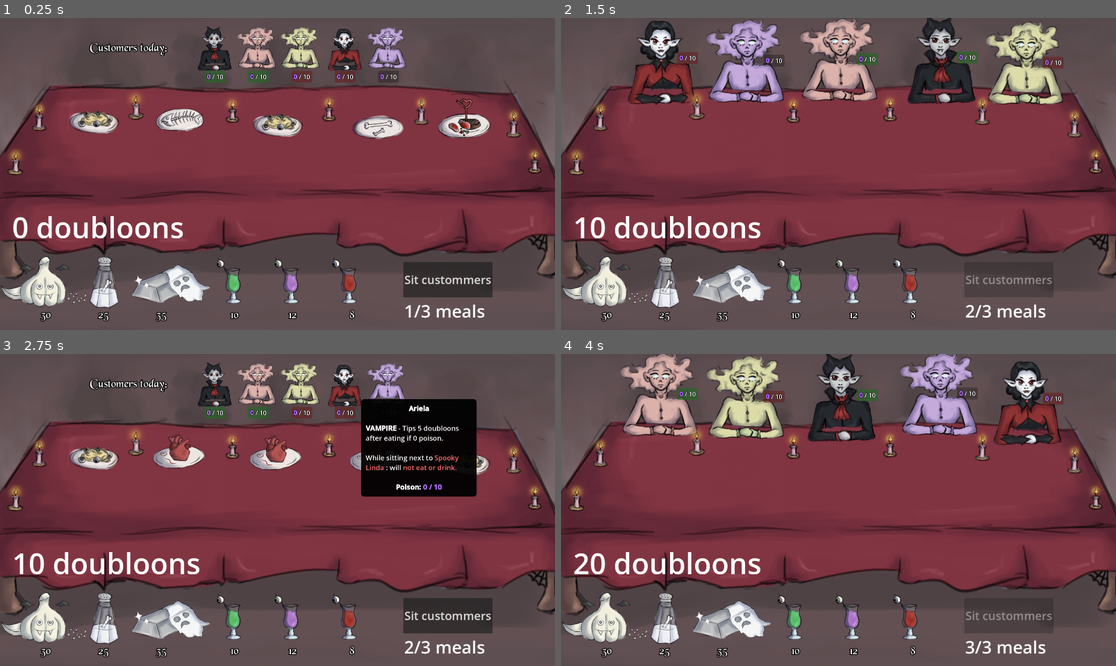
Above: before the commit, frames 1-4 (two rows, left to right).
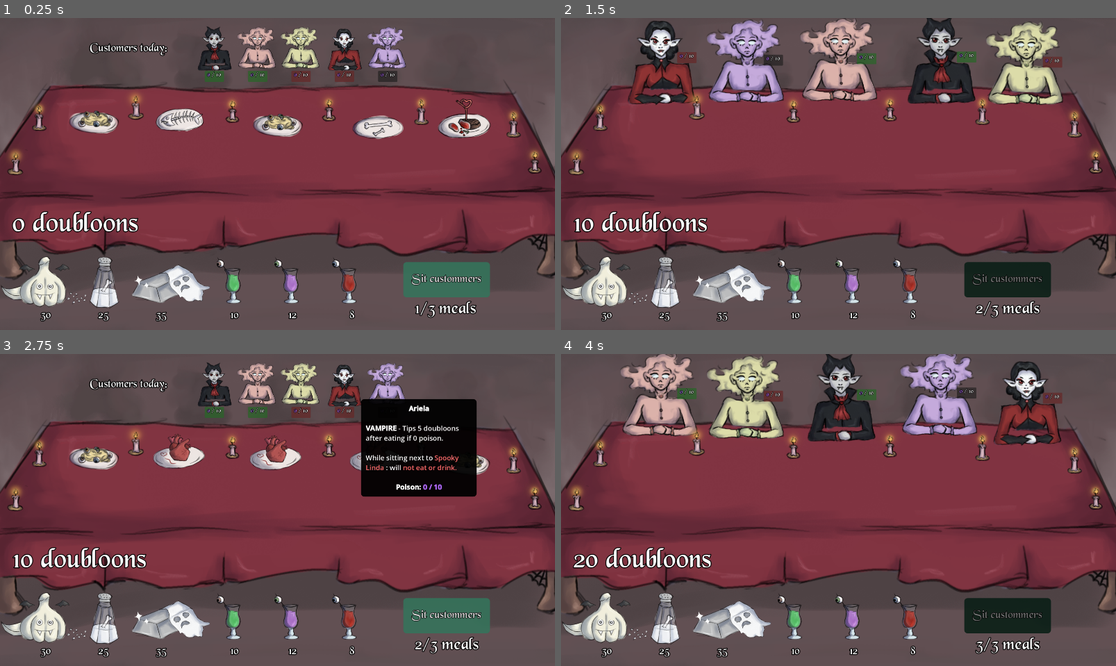
Above: after the commit, the same moments.

Repository: Henrique-Baumegger/godot-fims_food
Game: Godot game, scene res://scripts_and_scenes/main/main.tscn
Two runs of this game, one before a commit and one after it. Both use one fixed random seed, a clock stepped at 60 frames per second and the inputs below.
Inputs (mouse positions are in pixels of both pictures, inside the frame that each line leads up to):
- Up to frame 1 (0.25 s): no input
- Up to frame 2 (1.5 s): click "Sit custommers" at 0.5 s; click "Finish meal" at 1.25 s
- Up to frame 3 (2.75 s): move the mouse to (344, 382) at 2.02 s; click (344, 382) at 2.1 s
- Up to frame 4 (4 s): click "Sit custommers" at 2.75 s; click "Finish meal" at 3.5 s

The runs differ from the first frame. In frame 1, 3.6% of the frame differs, in the area x 2-89%, y 16-97%; in frame 2, 3.7%; in frame 3, 3.7%; in frame 4, 3.8%, in the area x 2-91%, y 10-97%.

Commit message:
UI update
Pretty UI except for poison counter

Diff:
--- a/art/themes/base_theme.tres
+++ b/art/themes/base_theme.tres
@@ -2,8 +2,44 @@
 
 [ext_resource type="FontFile" uid="uid://bpbkgod5ykrij" path="res://art/fonts/BLKCHCRY.TTF" id="1_j8o4c"]
 
+[sub_resource type="StyleBoxFlat" id="StyleBoxFlat_j8o4c"]
+bg_color = Color(0.030548185, 0.11516564, 0.081091054, 0.8745098)
+corner_radius_top_left = 12
+corner_radius_top_right = 12
+corner_radius_bottom_right = 12
+corner_radius_bottom_left = 12
+corner_detail = 12
+
+[sub_resource type="StyleBoxFlat" id="StyleBoxFlat_sfg6y"]
+bg_color = Color(0.1460543, 0.33737308, 0.26339763, 0.8745098)
+corner_radius_top_left = 12
+corner_radius_top_right = 12
+corner_radius_bottom_right = 12
+corner_radius_bottom_left = 12
+corner_detail = 12
+
+[sub_resource type="StyleBoxFlat" id="StyleBoxFlat_xonc0"]
+bg_color = Color(0.20392157, 0.45490196, 0.35686275, 0.8745098)
+corner_radius_top_left = 12
+corner_radius_top_right = 12
+corner_radius_bottom_right = 12
+corner_radius_bottom_left = 12
+corner_detail = 12
+
+[sub_resource type="StyleBoxFlat" id="StyleBoxFlat_h6isj"]
+bg_color = Color(0.44056064, 0.4006842, 0.21911055, 0.8745098)
+corner_radius_top_left = 12
+corner_radius_top_right = 12
+corner_radius_bottom_right = 12
+corner_radius_bottom_left = 12
+corner_detail = 12
+
 [resource]
 default_font = ExtResource("1_j8o4c")
-Label/colors/font_color = Color(0.72156864, 0.5372549, 1, 1)
+Button/constants/outline_size = 6
+Button/styles/disabled = SubResource("StyleBoxFlat_j8o4c")
+Button/styles/hover = SubResource("StyleBoxFlat_sfg6y")
+Button/styles/normal = SubResource("StyleBoxFlat_xonc0")
+Button/styles/pressed = SubResource("StyleBoxFlat_h6isj")
 Label/constants/outline_size = 11
 Label/font_sizes/font_size = 40
--- a/scripts_and_scenes/UI/poison_indicator.tscn
+++ b/scripts_and_scenes/UI/poison_indicator.tscn
@@ -1,13 +1,7 @@
 [gd_scene format=3 uid="uid://dv8xa6kl61ahd"]
 
+[ext_resource type="Theme" uid="uid://c3pgctkp31gj8" path="res://art/themes/base_theme.tres" id="1_7df4x"]
 [ext_resource type="Script" uid="uid://cvvonpco8bfro" path="res://scripts_and_scenes/UI/poison_indicator.gd" id="1_ewxhp"]
-
-[sub_resource type="StyleBoxFlat" id="StyleBoxFlat_7df4x"]
-bg_color = Color(0, 0, 0, 0.2627451)
-corner_radius_top_left = 5
-corner_radius_top_right = 5
-corner_radius_bottom_right = 5
-corner_radius_bottom_left = 5
 
 [sub_resource type="Theme" id="Theme_ewxhp"]
 RichTextLabel/colors/font_outline_color = Color(0, 0, 0, 1)
@@ -19,15 +13,11 @@
 RichTextLabel/font_sizes/normal_font_size = 22
 
 [node name="PoisonIndicator" type="PanelContainer" unique_id=416598971]
-theme_override_styles/panel = SubResource("StyleBoxFlat_7df4x")
+theme = ExtResource("1_7df4x")
 script = ExtResource("1_ewxhp")
 
 [node name="MarginContainer" type="MarginContainer" parent="." unique_id=2052749939]
 layout_mode = 2
-theme_override_constants/margin_left = 5
-theme_override_constants/margin_top = 5
-theme_override_constants/margin_right = 5
-theme_override_constants/margin_bottom = 5
 
 [node name="RichTextLabel" type="RichTextLabel" parent="MarginContainer" unique_id=1174487144]
 layout_mode = 2
--- a/scripts_and_scenes/main/main.tscn
+++ b/scripts_and_scenes/main/main.tscn
@@ -10,6 +10,7 @@
 [ext_resource type="Texture2D" uid="uid://ck2i48y4qpov6" path="res://art/food/drinks/drink p.png" id="6_qbahw"]
 [ext_resource type="Texture2D" uid="uid://b614ttf1mpkua" path="res://art/food/drinks/drink.png" id="7_86746"]
 [ext_resource type="Texture2D" uid="uid://0pmb8fggv2p" path="res://art/enviroment/Background.png" id="10_86746"]
+[ext_resource type="Theme" uid="uid://c3pgctkp31gj8" path="res://art/themes/base_theme.tres" id="10_e3vim"]
 
 [node name="Main" type="Node2D" unique_id=959716859 node_paths=PackedStringArray("var_seat_table")]
 script = ExtResource("1_cu7v3")
@@ -63,10 +64,12 @@
 current_texture = ExtResource("7_86746")
 
 [node name="NextRoundButton" type="Button" parent="." unique_id=1977712106]
+custom_minimum_size = Vector2(300, 0)
 offset_left = 1395.0
 offset_top = 845.0
 offset_right = 1631.0
 offset_bottom = 967.0
+theme = ExtResource("10_e3vim")
 theme_override_font_sizes/font_size = 40
 text = "P.C. text"
 
@@ -75,14 +78,16 @@
 offset_top = 655.0
 offset_right = 636.0
 offset_bottom = 807.0
+theme = ExtResource("10_e3vim")
 theme_override_font_sizes/font_size = 100
 text = "0 doubloons"
 
 [node name="RoundLabel" type="Label" parent="." unique_id=1015440697]
-offset_left = 1398.0
+offset_left = 1435.0
 offset_top = 972.0
-offset_right = 1670.0
+offset_right = 1707.0
 offset_bottom = 1193.0
+theme = ExtResource("10_e3vim")
 theme_override_font_sizes/font_size = 60
 text = "P.C. "
 
@@ -92,6 +97,7 @@
 offset_top = 529.0
 offset_right = 1497.0
 offset_bottom = 851.0
+theme = ExtResource("10_e3vim")
 theme_override_font_sizes/font_size = 125
 text = "You were killed"
 
@@ -101,6 +107,7 @@
 offset_top = 447.0
 offset_right = 1730.0
 offset_bottom = 646.0
+theme = ExtResource("10_e3vim")
 theme_override_font_sizes/font_size = 125
 text = "You did not kill all dudes"
 
--- a/scripts_and_scenes/table/table.tscn
+++ b/scripts_and_scenes/table/table.tscn
@@ -1,16 +1,11 @@
 [gd_scene format=3 uid="uid://yylk8cf2d84s"]
 
 [ext_resource type="Script" uid="uid://hntj861nd3un" path="res://scripts_and_scenes/table/table.gd" id="1_83i0c"]
-[ext_resource type="Texture2D" uid="uid://ckf1qqkyo4a85" path="res://art/enviroment/candle1.png" id="2_hgd6c"]
 [ext_resource type="Texture2D" uid="uid://cmiaaxh7td154" path="res://art/enviroment/full table.png" id="2_kodtr"]
-[ext_resource type="Texture2D" uid="uid://bae3xky6crxre" path="res://art/enviroment/candle2.png" id="3_8e2ag"]
-[ext_resource type="Texture2D" uid="uid://bnx2a80bqgn1k" path="res://art/enviroment/candle3.png" id="4_4m5wr"]
-[ext_resource type="Texture2D" uid="uid://s5a0g24lowqg" path="res://art/enviroment/candle4.png" id="5_r3q4s"]
 [ext_resource type="Theme" uid="uid://c3pgctkp31gj8" path="res://art/themes/base_theme.tres" id="8_8e2ag"]
 
 [node name="Table" type="Node2D" unique_id=246802026]
 script = ExtResource("1_83i0c")
-candle_textures = Array[Texture2D]([ExtResource("2_hgd6c"), ExtResource("3_8e2ag"), ExtResource("4_4m5wr"), ExtResource("5_r3q4s")])
 
 [node name="TableSprite" type="Sprite2D" parent="." unique_id=350445370]
 position = Vector2(-6, 0)
@@ -25,7 +20,6 @@
 offset_right = -391.0
 offset_bottom = -445.0
 theme = ExtResource("8_8e2ag")
-theme_override_colors/font_color = Color(1, 1, 1, 1)
 text = "Customers today:"
 metadata/_edit_use_anchors_ = true
 
